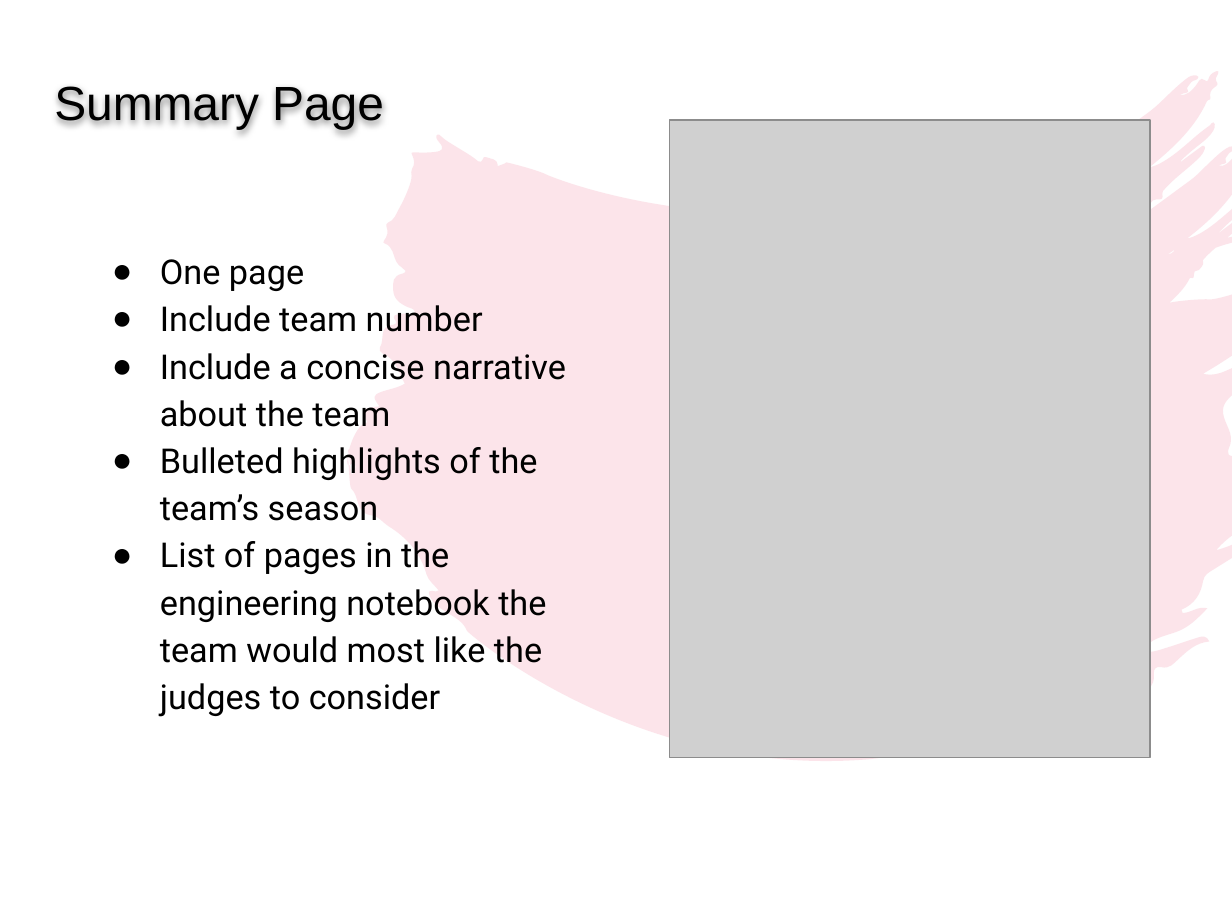
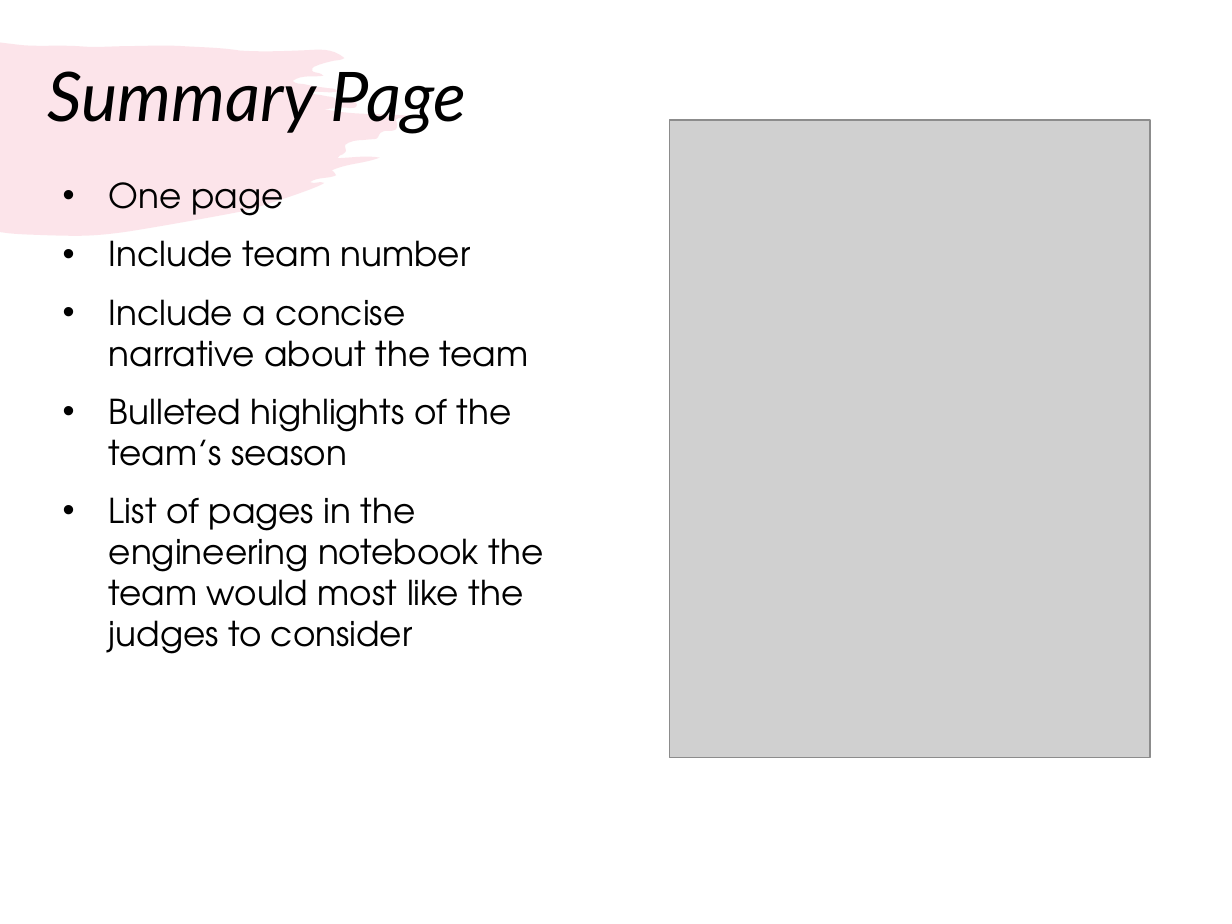
Before and after one commit to droidsrobotics/FTC-Tutorials, a slide deck: slide 8 of translations/en-us/Competitions/Engineering Notebook.pptx (slide 7 before the commit). Drawn at 1232x924 pixels with LibreOffice and Linux fonts; fonts in the diff are those of the drawing; grey boxes stand for pictures. Boxes give left, top, right and bottom in pixels: in the first picture for what was removed or moved away, otherwise in the second. Text is boxed around its words. In the diff, an @@ line names an element or a change of style, - is before the commit and + after.

```diff
--- a/translations/en-us/Competitions/Engineering Notebook.pptx
+++ b/translations/en-us/Competitions/Engineering Notebook.pptx
@@ freeform shape added at (0, 42, 407, 235), fill #F07C98 at 20% opacity @@
@@ title "Summary Page": place and size @@
-title "Summary Page" at (54, 86, 384, 129)
+title "Summary Page" at (47, 71, 467, 134)
@@ title "Summary Page" at (47, 71, 467, 134): size 28 to 40 pt, font Arial to Lato, italic on; line spacing 1 to 0.9; vertical alignment top to middle @@
@@ freeform shape removed at (350, 71, 1232, 759) @@
@@ text "One page": place and size @@
-text "One page" at (160, 259, 566, 710)
+text "One page" at (109, 182, 544, 654)
@@ text "One page" at (109, 182, 544, 654): font Roboto to TeX Gyre Adventor; bullet ● to •; line spacing 1.15 to 1; more space between paragraphs @@
```
Also in this commit, not shown: 19 other slides changed, 1 slide added, 2 other files.
